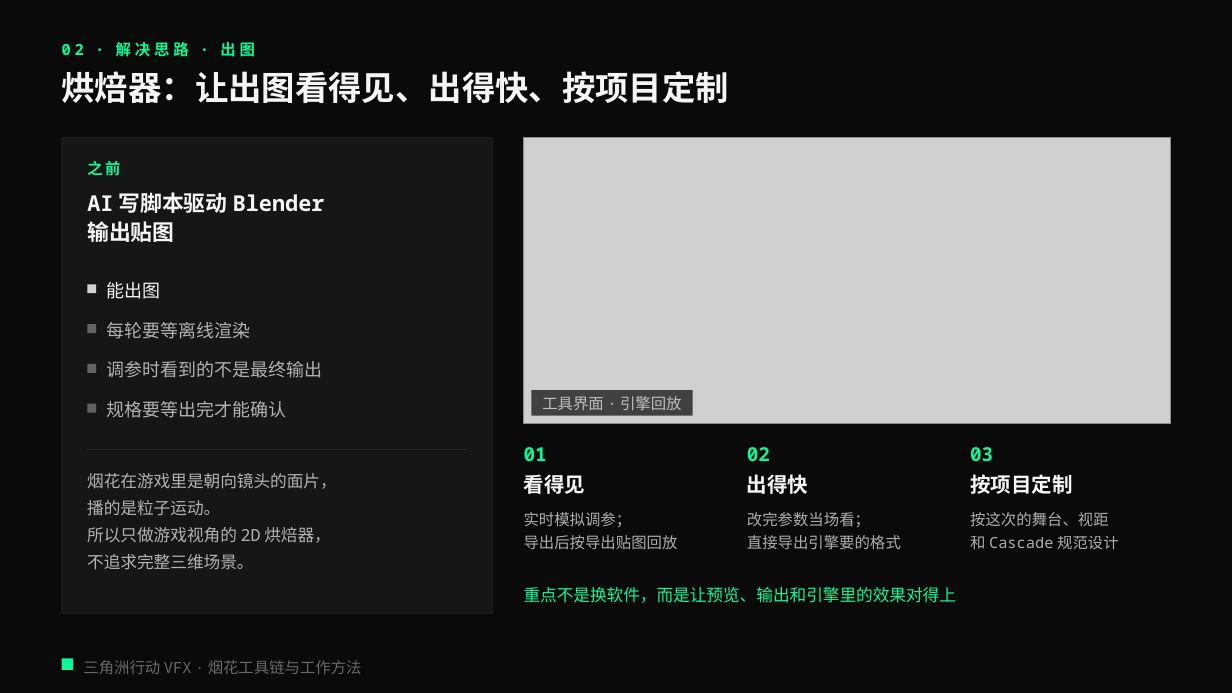
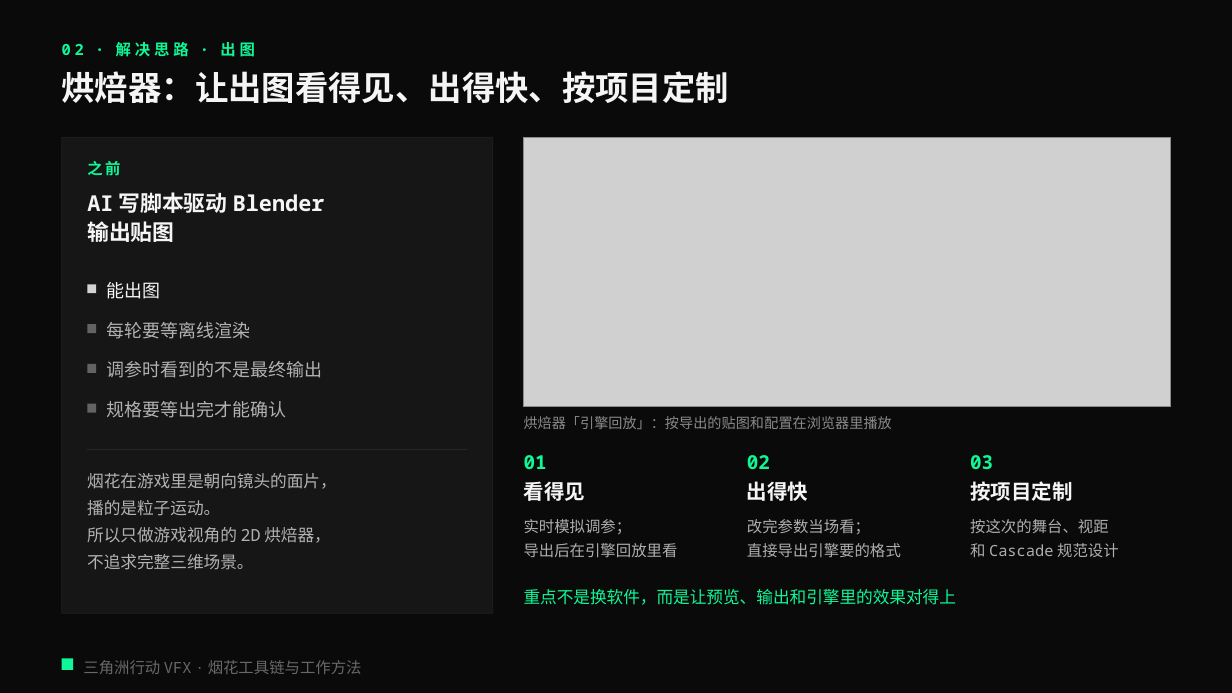
Before and after one commit to loccmaiii-lang/FireWorksLab, a slide deck: slide 7 of 协作/提示词/分享PPT交接_2026-10-29/第三版交付/烟花秀AI全流程_第三版.pptx. Drawn at 1232x693 pixels with LibreOffice and Linux fonts; fonts in the diff are those of the drawing; grey boxes stand for pictures. Boxes give left, top, right and bottom in pixels: in the first picture for what was removed or moved away, otherwise in the second. Text is boxed around its words. In the diff, an @@ line names an element or a change of style, - is before the commit and + after.

```diff
--- a/协作/提示词/分享PPT交接_2026-10-29/第三版交付/烟花秀AI全流程_第三版.pptx
+++ b/协作/提示词/分享PPT交接_2026-10-29/第三版交付/烟花秀AI全流程_第三版.pptx
@@ picture: place and size @@
-picture at box(524, 138, 1171, 424)
+picture at box(524, 138, 1171, 408)
@@ text added at box(524, 416, 892, 429), 11 pt, text #F5F5F5 at 55% opacity @@
+烘焙器「引擎回放」：按导出的贴图和配置在浏览器里播放
@@ rectangle removed at box(531, 390, 693, 416) @@
@@ text removed at box(542, 396, 682, 410) @@
-工具界面 · 引擎回放
@@ 6 texts: place and size @@
-6 texts at box(524, 447, 1072, 494)
+6 texts at box(524, 455, 1072, 501)
@@ 3 texts: place and size @@
-3 texts at box(524, 512, 1119, 549)
+3 texts at box(524, 519, 1119, 558)
@@ text at box(524, 543, 678, 558): text changed @@
-导出后按导出贴图回放
+导出后在引擎回放里看
```
Also in this commit, not shown: 22 other slides changed, 14 other files.
